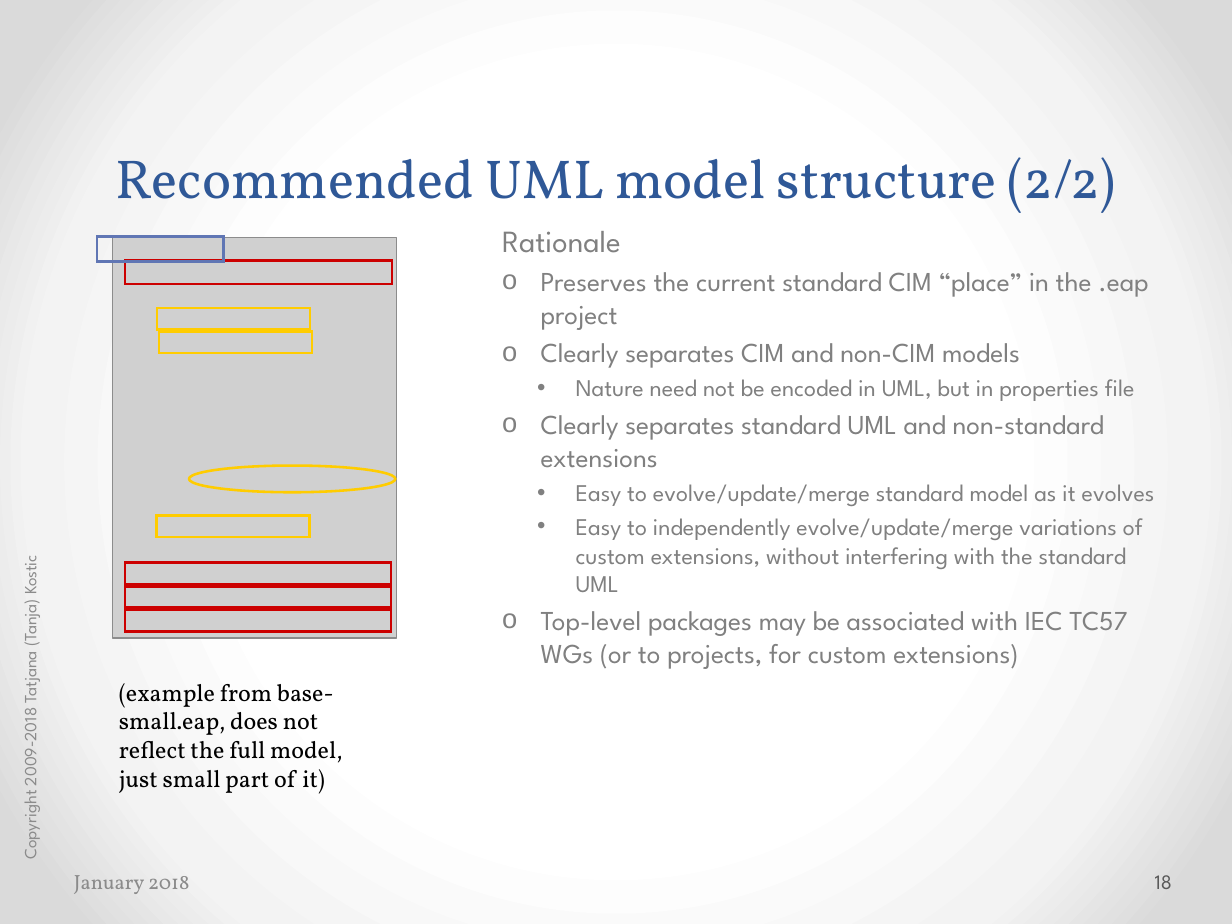
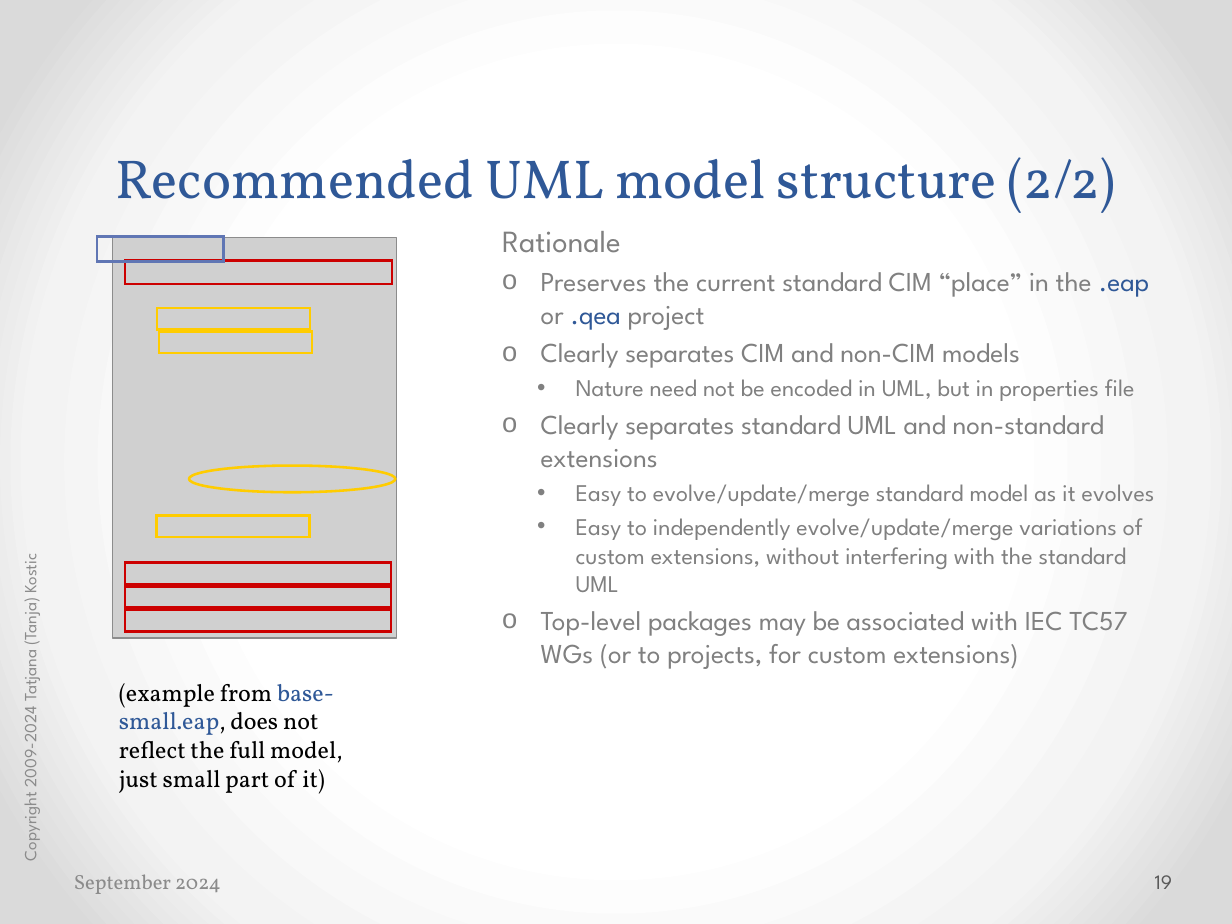
Before and after one commit to cimug-org/jCleanCim, a slide deck: slide 19 of doc/jCleanCimIntro.pptx (slide 18 before the commit). Drawn at 1232x924 pixels with LibreOffice and Linux fonts; fonts in the diff are those of the drawing; grey boxes stand for pictures. Boxes give left, top, right and bottom in pixels: in the first picture for what was removed or moved away, otherwise in the second. Text is boxed around its words. In the diff, an @@ line names an element or a change of style, - is before the commit and + after.

```diff
--- a/doc/jCleanCimIntro.pptx
+++ b/doc/jCleanCimIntro.pptx
@@ text at bbox=[541, 272, 1149, 330]: text changed @@
-  o Preserves the current standard CIM “place” in the .eap project
+  o Preserves the current standard CIM “place” in the .eap or .qea project
@@ text at bbox=[17, 558, 42, 859]: text changed @@
-Copyright 2009-2018 Tatjana (Tanja) Kostic
+Copyright 2009-2024 Tatjana (Tanja) Kostic
@@ text "(example from base-small.eap, does not ..." at bbox=[119, 683, 342, 794]: text colour #000000 to #2F5897 in "base-small.eap," @@
@@ text at bbox=[74, 874, 221, 894]: text changed @@
-January 2018
+September 2024
@@ page number at bbox=[1155, 875, 1172, 889]: text changed @@
-18
+19
```
Also in this commit, not shown: 74 other slides changed, 2 slides added, 35 other files.
